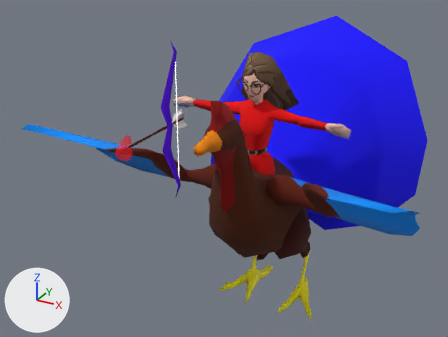
An edit to the glTF model static/frames/assets/karisa-archer.glb, drawn before and after from the same camera.
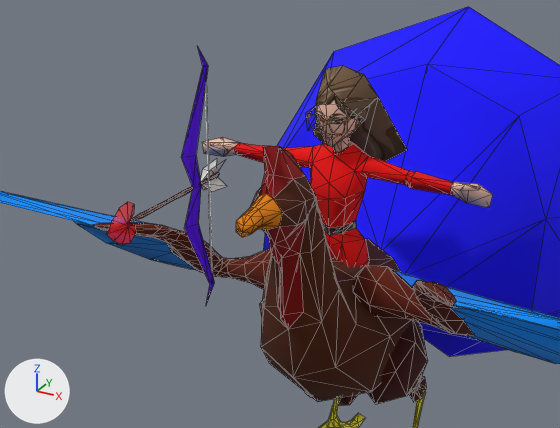
There are two pictures of each version: one whole from a camera (50 mm lens) standing at (3.45, -7.1, 4.66) and looking at (-0.52, 0.13, 1.05), one close up on the part from 11% to 88% of the width and 3% to 81% of the height. Lighting does not change. The marker at lower left points along +X, +Y and +Z. The close-ups show mesh edges as thin lines. Where no turn or scale is listed for an object, it has been applied to the vertices. Vertices at the same position are counted once.

Names of what the first close-up shows: 'karisa-arrow', 'karisa-bow', 'karisa-mesh', 'turkey-mesh'.
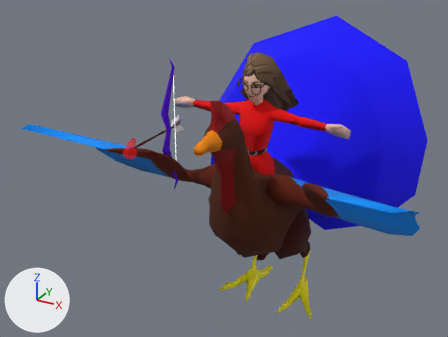
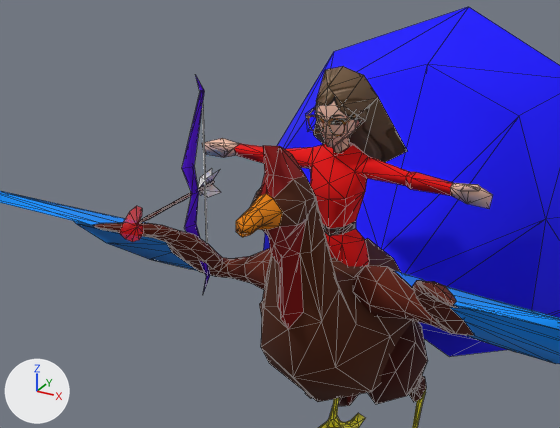
The newer file is also turned or shifted as a whole; pictures and numbers use the older file's frame.

Pixel boxes [x1, y1, x2, y2] of what changed, in the close-ups (560 x 428 px):
'karisa-mesh', mesh moved
    before: [202, 65, 492, 406]
    after: [202, 66, 492, 407]
'karisa-bow', mesh moved
    before: [182, 46, 215, 305]
    after: [182, 75, 210, 293]
'karisa-arrow', moved
    before: [107, 158, 227, 245]
    after: [119, 168, 221, 242]

Diff of the bpy script that builds the scene:
```diff
--- a/static/frames/assets/karisa-archer.glb.py
+++ b/static/frames/assets/karisa-archer.glb.py
@@ me_plane @@
 me_plane.from_pydata(...)  # 34 vertices, 56 faces; spans x -0.05..0.05, y -0.17..0.18, z -0.98..0.98
 # used by ob_karisa_bow; location = (-0.366, -1.457, 2.229)
+# me_plane part 1: the whole mesh is moved by (-0.68, 0.97, -0.48)
 me_plane.materials.append(mat_bow)
@@ me_karisa_001 @@
 me_karisa_001.from_pydata(...)  # 197 vertices, 349 faces; spans x -1.28..1.31, y -0.56..0.27, z -1.68..1.36
 # used by ob_karisa_mesh; location = (-0.027, 0.414, 1.447)
+# me_karisa_001 part 2: the whole mesh is moved by (0.0, 0.0, -0.01)
 me_karisa_001.materials.append(mat_229_5449533b_c_bmp_001)
@@ ob_karisa_arrow @@
 ob_karisa_arrow = bpy.data.objects.new('karisa-arrow', me_plane_001)
-ob_karisa_arrow.location = (-0.443, -1.734, 2.18)
+ob_karisa_arrow.location = (-1.123, -0.76, 1.701)
```
